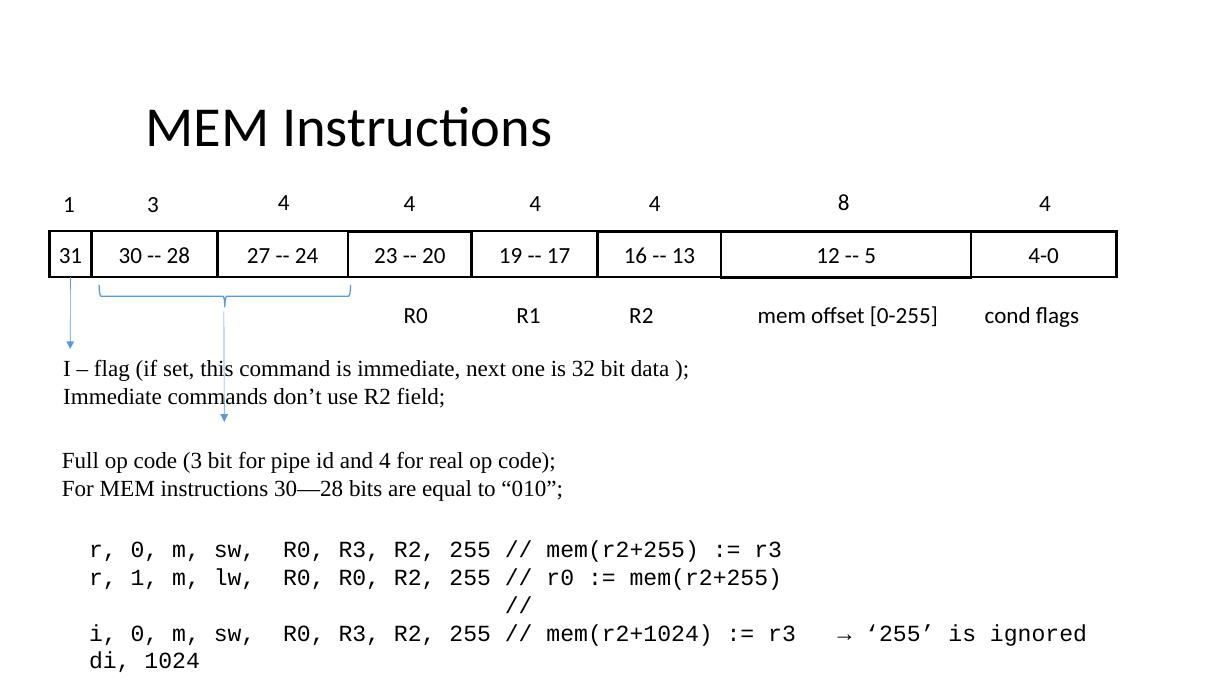
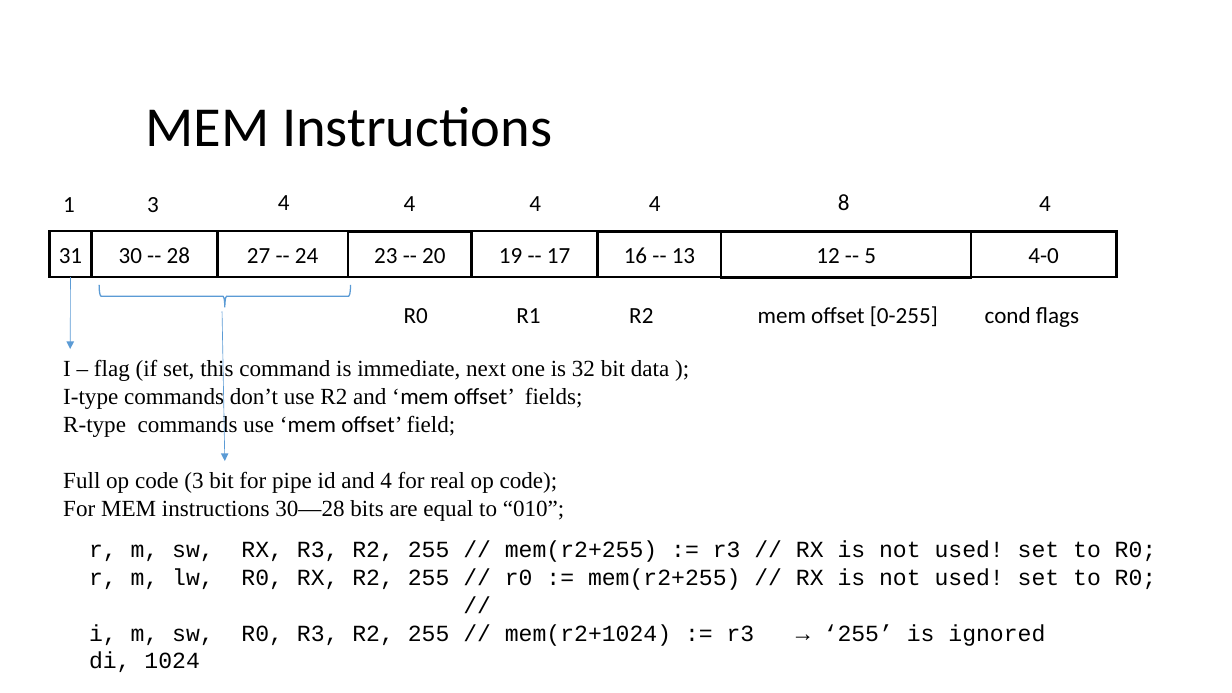
Before and after one commit to FROL256/argon-cpu, a slide deck: slide 3 of DOC/isa_encoding.pptx. Drawn at 1232x693 pixels with LibreOffice and Linux fonts; fonts in the diff are those of the drawing. Boxes give left, top, right and bottom in pixels: in the first picture for what was removed or moved away, otherwise in the second. Text is boxed around its words. In the diff, an @@ line names an element or a change of style, - is before the commit and + after.

```diff
--- a/DOC/isa_encoding.pptx
+++ b/DOC/isa_encoding.pptx
@@ arrow moved from (224, 311) - (225, 422) to (222, 311) - (225, 461) @@
@@ text at <box>63,386,583,438</box>: text changed @@
-Immediate commands don’t use R2 field;
+I-type commands don’t use R2 and ‘mem offset’ fields;
+R-type commands use ‘mem offset’ field;
@@ text "Full op code (3 bit ...": place and size @@
-text "Full op code (3 bit ..." at <box>62,451,562,501</box>
+text "Full op code (3 bit ..." at <box>63,471,564,521</box>
@@ text at <box>89,541,1157,590</box>: text changed @@
-r, 0, m, sw, R0, R3, R2, 255 // mem(r2+255) := r3
-r, 1, m, lw, R0, R0, R2, 255 // r0 := mem(r2+255)
+r, m, sw, RX, R3, R2, 255 // mem(r2+255) := r3 // RX is not used! set to R0;
+r, m, lw, R0, RX, R2, 255 // r0 := mem(r2+255) // RX is not used! set to R0;
@@ text at <box>241,624,1045,646</box>: text changed @@
-i, 0, m, sw, R0, R3, R2, 255 // mem(r2+1024) := r3 → ‘255’ is ignored
+i, m, sw, R0, R3, R2, 255 // mem(r2+1024) := r3 → ‘255’ is ignored
```
Also in this commit, not shown: 1 other slide changed, 2 other files.
